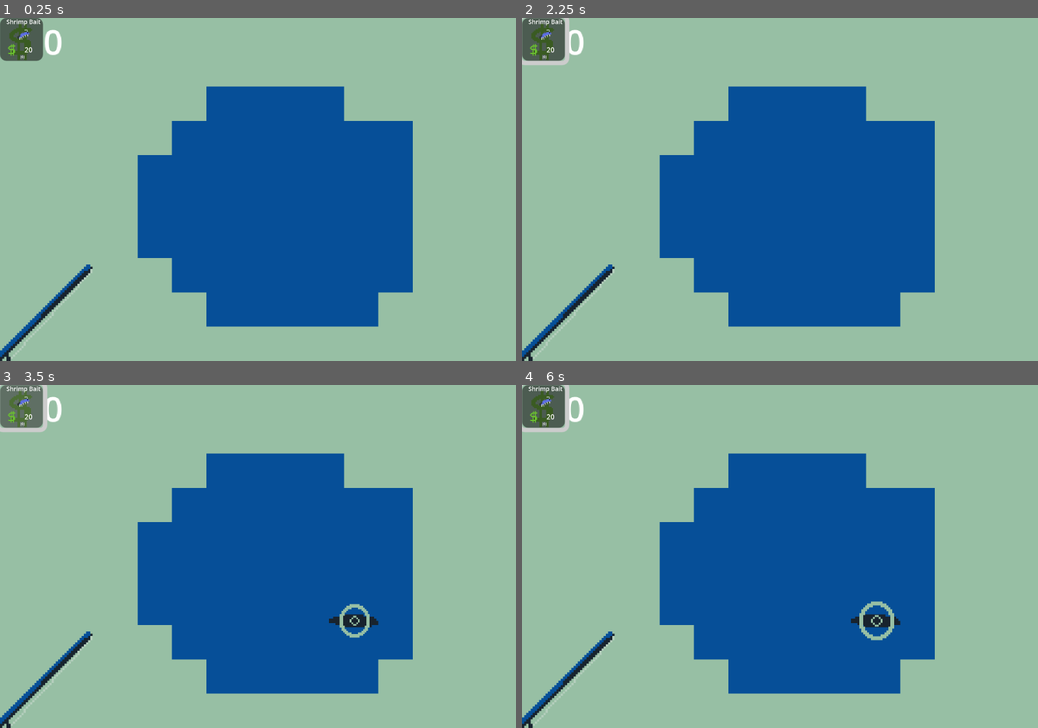
Above: before the commit, frames 1-4 (two rows, left to right).
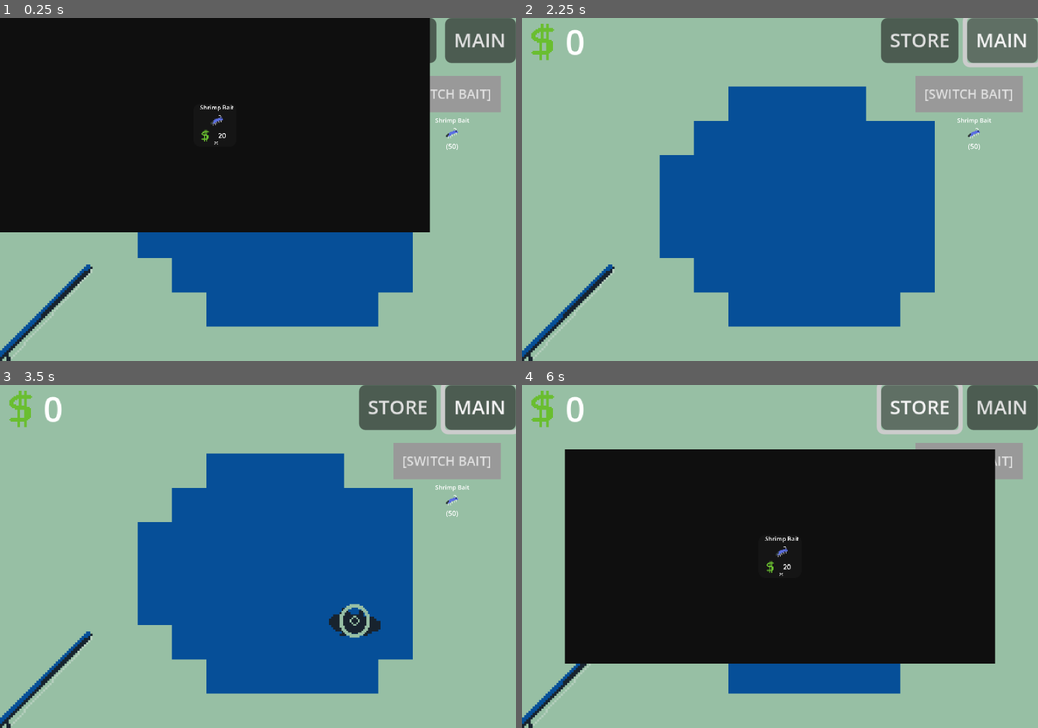
Above: after the commit, the same moments.

Repository: mathew-tran/fish-clicker
Game: Godot game, scene res://Scenes/Main.tscn
Two runs of this game, one before a commit and one after it. Both use one fixed random seed, a clock stepped at 60 frames per second and the inputs below.
Inputs (mouse positions are in pixels of both pictures, inside the frame that each line leads up to):
- Up to frame 1 (0.25 s): no input
- Up to frame 2 (2.25 s): click "(0)" at 0.5 s; click (919, 42) at 1.25 s, where only the run after the commit has a clickable "STORE"; click (1001, 42) at 2 s, where only the run after the commit has a clickable "MAIN"
- Up to frame 3 (3.5 s): click (20, 405) at 2.75 s, where only the run before the commit has a clickable "(0)"
- Up to frame 4 (6 s): click (919, 409) at 3.5 s, where only the run after the commit has a clickable "STORE"; click (1001, 409) at 4.25 s, where only the run after the commit has a clickable "MAIN"; click (542, 405) at 5 s, where only the run before the commit has a clickable "(0)"; click (919, 409) at 5.75 s, where only the run after the commit has a clickable "STORE"

The runs differ from the first frame. In frame 1, 56% of the frame differs, in the area x 0-100%, y 0-63%; in frame 2, 7.5%; in frame 3, 7.7%; in frame 4, 58%, in the area x 0-100%, y 0-82%.

Commit message:
work on UIs and move fish pools to baits

Diff:
--- a/fishclicker/Prefabs/UI/PlayerUI.tscn
+++ b/fishclicker/Prefabs/UI/PlayerUI.tscn
@@ -1,14 +1,49 @@
-[gd_scene load_steps=4 format=3 uid="uid://duugweocsasug"]
+[gd_scene load_steps=8 format=3 uid="uid://duugweocsasug"]
 
+[ext_resource type="Script" uid="uid://b46jts17728lw" path="res://Scripts/UI/PlayerUI.gd" id="1_88yxu"]
 [ext_resource type="PackedScene" uid="uid://cs6oynhlgroby" path="res://Prefabs/UI/MoneyUI.tscn" id="1_ihkin"]
 [ext_resource type="Script" uid="uid://dnb8y02qpiydw" path="res://Scripts/GameManager.gd" id="2_53om5"]
 [ext_resource type="PackedScene" uid="uid://bbbrrgy5kln12" path="res://Prefabs/UI/ShopUI.tscn" id="3_1hdpr"]
+[ext_resource type="Script" uid="uid://cyuhin2emjt7n" path="res://Scripts/UI/StoreButton.gd" id="5_od4qv"]
+[ext_resource type="Script" uid="uid://cpj4vf2ruia5d" path="res://Scripts/UI/MainButton.gd" id="6_od4qv"]
+[ext_resource type="PackedScene" uid="uid://g5omilybre1s" path="res://Prefabs/UI/SwitchBaitButton.tscn" id="7_lcbsa"]
 
-[node name="CanvasLayer" type="CanvasLayer"]
+[node name="CanvasLayer" type="CanvasLayer" groups=["PlayerUI"]]
+script = ExtResource("1_88yxu")
 
 [node name="GameManager" type="Node" parent="." groups=["GameManager"]]
 script = ExtResource("2_53om5")
 
+[node name="SwitchBaitButton" parent="." instance=ExtResource("7_lcbsa")]
+offset_left = 183.0
+offset_top = 27.0
+offset_right = 233.0
+offset_bottom = 44.0
+
 [node name="MoneyUI" parent="." instance=ExtResource("1_ihkin")]
 
 [node name="ShopUI" parent="." instance=ExtResource("3_1hdpr")]
+size = Vector2i(197, 100)
+
+[node name="HBoxContainer" type="HBoxContainer" parent="."]
+anchors_preset = 10
+anchor_right = 1.0
+offset_bottom = 21.0
+grow_horizontal = 2
+mouse_filter = 2
+alignment = 2
+
+[node name="StoreButton" type="Button" parent="HBoxContainer"]
+layout_mode = 2
+theme_override_font_sizes/font_size = 9
+text = "STORE"
+script = ExtResource("5_od4qv")
+
+[node name="MainButton" type="Button" parent="HBoxContainer"]
+layout_mode = 2
+theme_override_font_sizes/font_size = 9
+text = "MAIN"
+script = ExtResource("6_od4qv")
+
+[connection signal="button_up" from="HBoxContainer/StoreButton" to="HBoxContainer/StoreButton" method="_on_button_up"]
+[connection signal="button_up" from="HBoxContainer/MainButton" to="HBoxContainer/MainButton" method="_on_button_up"]
--- /dev/null
+++ b/fishclicker/Prefabs/UI/PurchaseBaitButton.tscn
@@ -0,0 +1,62 @@
+[gd_scene load_steps=4 format=3 uid="uid://c31b1is8yq1ur"]
+
+[ext_resource type="Texture2D" uid="uid://6741aa4kayh" path="res://Art/Sprites/Bait/ShrimpBait.png" id="1_3gwrk"]
+[ext_resource type="Script" uid="uid://dwqrvufhgbs1h" path="res://Scripts/UI/PurchaseBaitButton.gd" id="1_brl42"]
+[ext_resource type="Texture2D" uid="uid://b2xdh1xgrnr8j" path="res://Art/Ui/Money.png" id="2_brl42"]
+
+[node name="Button" type="Button"]
+custom_minimum_size = Vector2(20, 20)
+script = ExtResource("1_brl42")
+
+[node name="VBoxContainer" type="VBoxContainer" parent="."]
+layout_mode = 0
+offset_left = -2.0
+offset_right = 128.0
+offset_bottom = 32.0
+scale = Vector2(0.2, 0.2)
+mouse_filter = 2
+alignment = 1
+
+[node name="Title" type="Label" parent="VBoxContainer"]
+layout_mode = 2
+theme_override_font_sizes/font_size = 14
+text = "Shrimp Bait"
+horizontal_alignment = 1
+
+[node name="Image" type="TextureRect" parent="VBoxContainer"]
+custom_minimum_size = Vector2(32, 32)
+layout_mode = 2
+mouse_filter = 2
+texture = ExtResource("1_3gwrk")
+expand_mode = 2
+stretch_mode = 5
+
+[node name="HBoxContainer" type="HBoxContainer" parent="VBoxContainer"]
+layout_mode = 2
+mouse_filter = 2
+alignment = 1
+
+[node name="Currencyimage" type="TextureRect" parent="VBoxContainer/HBoxContainer"]
+custom_minimum_size = Vector2(50, 0)
+layout_mode = 2
+mouse_filter = 2
+texture = ExtResource("2_brl42")
+stretch_mode = 5
+
+[node name="Amount" type="Label" parent="VBoxContainer/HBoxContainer"]
+custom_minimum_size = Vector2(50, 0)
+layout_mode = 2
+text = "20"
+
+[node name="Owned" type="Label" parent="."]
+custom_minimum_size = Vector2(50, 0)
+layout_mode = 2
+offset_left = 8.0
+offset_top = 17.0
+offset_right = 58.0
+offset_bottom = 40.0
+scale = Vector2(0.1, 0.1)
+text = "(0)"
+horizontal_alignment = 1
+
+[connection signal="button_up" from="." to="." method="_on_button_up"]
--- a/fishclicker/Prefabs/UI/ShopUI.tscn
+++ b/fishclicker/Prefabs/UI/ShopUI.tscn
@@ -1,68 +1,42 @@
 [gd_scene load_steps=3 format=3 uid="uid://bbbrrgy5kln12"]
 
-[ext_resource type="Texture2D" uid="uid://6741aa4kayh" path="res://Art/Sprites/Bait/ShrimpBait.png" id="1_s3n5v"]
-[ext_resource type="Texture2D" uid="uid://b2xdh1xgrnr8j" path="res://Art/Ui/Money.png" id="2_dl2q2"]
+[ext_resource type="PackedScene" uid="uid://c31b1is8yq1ur" path="res://Prefabs/UI/PurchaseBaitButton.tscn" id="1_2qmjl"]
 
-[node name="ShopUI" type="Control"]
-layout_mode = 3
-anchors_preset = 15
-anchor_right = 1.0
-anchor_bottom = 1.0
+[sub_resource type="StyleBoxFlat" id="StyleBoxFlat_2qmjl"]
+bg_color = Color(0.0584206, 0.0584206, 0.0584206, 1)
+
+[node name="ShopUI" type="Popup"]
+size = Vector2i(197, 100)
+visible = true
+
+[node name="Panel" type="Panel" parent="."]
+custom_minimum_size = Vector2(200, 100)
+anchors_preset = 8
+anchor_left = 0.5
+anchor_top = 0.5
+anchor_right = 0.5
+anchor_bottom = 0.5
+offset_left = -100.0
+offset_top = -50.0
+offset_right = 100.0
+offset_bottom = 50.0
+grow_horizontal = 2
+grow_vertical = 2
+theme_override_styles/panel = SubResource("StyleBoxFlat_2qmjl")
+
+[node name="GridContainer" type="GridContainer" parent="Panel"]
+layout_mode = 1
+anchors_preset = 8
+anchor_left = 0.5
+anchor_top = 0.5
+anchor_right = 0.5
+anchor_bottom = 0.5
+offset_left = -10.5
+offset_top = -10.5
+offset_right = 10.5
+offset_bottom = 10.5
 grow_horizontal = 2
 grow_vertical = 2
 
-[node name="GridContainer" type="GridContainer" parent="."]
-layout_mode = 0
-offset_right = 21.0
-offset_bottom = 21.0
-
-[node name="Button" type="Button" parent="GridContainer"]
-custom_minimum_size = Vector2(20, 20)
+[node name="Button" parent="Panel/GridContainer" instance=ExtResource("1_2qmjl")]
 layout_mode = 2
-
-[node name="VBoxContainer" type="VBoxContainer" parent="GridContainer/Button"]
-layout_mode = 0
-offset_left = -2.0
-offset_right = 128.0
-offset_bottom = 32.0
-scale = Vector2(0.2, 0.2)
-alignment = 1
-
-[node name="Label" type="Label" parent="GridContainer/Button/VBoxContainer"]
-layout_mode = 2
-theme_override_font_sizes/font_size = 14
-text = "Shrimp Bait"
-horizontal_alignment = 1
-
-[node name="TextureRect" type="TextureRect" parent="GridContainer/Button/VBoxContainer"]
-custom_minimum_size = Vector2(32, 32)
-layout_mode = 2
-texture = ExtResource("1_s3n5v")
-expand_mode = 2
-stretch_mode = 5
-
-[node name="HBoxContainer" type="HBoxContainer" parent="GridContainer/Button/VBoxContainer"]
-layout_mode = 2
-alignment = 1
-
-[node name="TextureRect" type="TextureRect" parent="GridContainer/Button/VBoxContainer/HBoxContainer"]
-custom_minimum_size = Vector2(50, 0)
-layout_mode = 2
-texture = ExtResource("2_dl2q2")
-stretch_mode = 5
-
-[node name="Label2" type="Label" parent="GridContainer/Button/VBoxContainer/HBoxContainer"]
-custom_minimum_size = Vector2(50, 0)
-layout_mode = 2
-text = "20"
-
-[node name="Label3" type="Label" parent="GridContainer/Button"]
-custom_minimum_size = Vector2(50, 0)
-layout_mode = 2
-offset_left = 8.0
-offset_top = 17.0
-offset_right = 58.0
-offset_bottom = 40.0
-scale = Vector2(0.1, 0.1)
-text = "(0)"
-horizontal_alignment = 1
--- /dev/null
+++ b/fishclicker/Prefabs/UI/SwitchBaitButton.tscn
@@ -0,0 +1,59 @@
+[gd_scene load_steps=8 format=3 uid="uid://g5omilybre1s"]
+
+[ext_resource type="Texture2D" uid="uid://6741aa4kayh" path="res://Art/Sprites/Bait/ShrimpBait.png" id="1_awlhs"]
+
+[sub_resource type="StyleBoxFlat" id="StyleBoxFlat_awlhs"]
+
+[sub_resource type="StyleBoxFlat" id="StyleBoxFlat_y8ast"]
+
+[sub_resource type="StyleBoxFlat" id="StyleBoxFlat_1skfn"]
+
+[sub_resource type="StyleBoxFlat" id="StyleBoxFlat_jaa45"]
+
+[sub_resource type="StyleBoxFlat" id="StyleBoxFlat_taeif"]
+
+[sub_resource type="StyleBoxFlat" id="StyleBoxFlat_uwtg6"]
+
+[node name="SwitchBaitButton" type="Button"]
+offset_left = 184.0
+offset_top = 26.0
+offset_right = 234.0
+offset_bottom = 43.0
+theme_override_font_sizes/font_size = 6
+theme_override_styles/hover_pressed_mirrored = SubResource("StyleBoxFlat_awlhs")
+theme_override_styles/hover_pressed = SubResource("StyleBoxFlat_y8ast")
+theme_override_styles/hover_mirrored = SubResource("StyleBoxFlat_1skfn")
+theme_override_styles/hover = SubResource("StyleBoxFlat_jaa45")
+theme_override_styles/normal_mirrored = SubResource("StyleBoxFlat_taeif")
+theme_override_styles/normal = SubResource("StyleBoxFlat_uwtg6")
+text = "[SWITCH BAIT]"
+
+[node name="VBoxContainer2" type="VBoxContainer" parent="."]
+layout_mode = 2
+offset_left = 17.0
+offset_top = 19.0
+offset_right = 121.0
+offset_bottom = 111.0
+scale = Vector2(0.2, 0.2)
+mouse_filter = 2
+alignment = 1
+
+[node name="Title" type="Label" parent="VBoxContainer2"]
+layout_mode = 2
+theme_override_font_sizes/font_size = 14
+text = "Shrimp Bait"
+horizontal_alignment = 1
+
+[node name="Image" type="TextureRect" parent="VBoxContainer2"]
+custom_minimum_size = Vector2(32, 32)
+layout_mode = 2
+mouse_filter = 2
+texture = ExtResource("1_awlhs")
+expand_mode = 2
+stretch_mode = 5
+
+[node name="Label" type="Label" parent="VBoxContainer2"]
+layout_mode = 2
+text = "(50)
+"
+horizontal_alignment = 1
--- /dev/null
+++ b/fishclicker/Resources/BaitData.gd
@@ -0,0 +1,18 @@
+extends Resource
+
+class_name BaitData
+
+@export var CommonPool : Array[FishData]
+@export var RarePool : Array[FishData]
+@export var LegendaryPool : Array[FishData]
+
+func GetRandomFish() -> FishData:
+	var result = randi() % 100
+	if result <= 70:
+		CommonPool.shuffle()
+		return CommonPool[0]
+	if result <= 95:
+		RarePool.shuffle()
+		return RarePool[0]
+	LegendaryPool.shuffle()
+	return LegendaryPool[0]
--- /dev/null
+++ b/fishclicker/Resources/Levels/Baits/BAIT_NONE.tres
@@ -0,0 +1,14 @@
+[gd_resource type="Resource" script_class="BaitData" load_steps=6 format=3 uid="uid://bb16lfrygisqc"]
+
+[ext_resource type="Script" uid="uid://clf4q2sgy5gad" path="res://Resources/FishData.gd" id="1_a8y0i"]
+[ext_resource type="Script" uid="uid://bgc7uj0bli212" path="res://Resources/BaitData.gd" id="2_ewn0j"]
+[ext_resource type="Resource" uid="uid://byl4nrhgkmfeb" path="res://Resources/Levels/Fish/P001_GoldFish.tres" id="2_s6pys"]
+[ext_resource type="Resource" uid="uid://bgub87y8wwqch" path="res://Resources/Levels/Fish/P003_JellyFish.tres" id="3_njkb6"]
+[ext_resource type="Resource" uid="uid://dgi7idvdqjjto" path="res://Resources/Levels/Fish/P002_BlueTang.tres" id="4_n7cjx"]
+
+[resource]
+script = ExtResource("2_ewn0j")
+CommonPool = Array[ExtResource("1_a8y0i")]([ExtResource("2_s6pys")])
+RarePool = Array[ExtResource("1_a8y0i")]([ExtResource("4_n7cjx")])
+LegendaryPool = Array[ExtResource("1_a8y0i")]([ExtResource("3_njkb6")])
+metadata/_custom_type_script = "uid://bgc7uj0bli212"
--- a/fishclicker/Scenes/Main.tscn
+++ b/fishclicker/Scenes/Main.tscn
@@ -1,13 +1,9 @@
-[gd_scene load_steps=12 format=3 uid="uid://bl5yukd27xnaw"]
+[gd_scene load_steps=8 format=3 uid="uid://bl5yukd27xnaw"]
 
 [ext_resource type="Texture2D" uid="uid://cmac1n1xjmu75" path="res://Art/Sprites/Environment.png" id="1_ucgu0"]
 [ext_resource type="PackedScene" uid="uid://dh11xq6bpg5aq" path="res://Prefabs/FishingRod.tscn" id="2_5uww4"]
 [ext_resource type="PackedScene" uid="uid://qdxgrfsmk8dm" path="res://Prefabs/SpawnMarker.tscn" id="3_4ctxt"]
 [ext_resource type="PackedScene" uid="uid://danivpwggton7" path="res://Prefabs/FishSpawner.tscn" id="5_q0kc4"]
-[ext_resource type="Script" uid="uid://clf4q2sgy5gad" path="res://Resources/FishData.gd" id="5_r6dp6"]
-[ext_resource type="Resource" uid="uid://byl4nrhgkmfeb" path="res://Resources/Levels/Pond/P001_GoldFish.tres" id="6_1muhm"]
-[ext_resource type="Resource" uid="uid://dgi7idvdqjjto" path="res://Resources/Levels/Pond/P002_BlueTang.tres" id="7_e7tr6"]
-[ext_resource type="Resource" uid="uid://bgub87y8wwqch" path="res://Resources/Levels/Pond/P003_JellyFish.tres" id="8_bg2hj"]
 [ext_resource type="PackedScene" uid="uid://duugweocsasug" path="res://Prefabs/UI/PlayerUI.tscn" id="9_ra0ju"]
 
 [sub_resource type="TileSetAtlasSource" id="TileSetAtlasSource_eykgf"]
@@ -88,8 +84,5 @@
 position = Vector2(115, 119)
 
 [node name="FishSpawner" parent="." instance=ExtResource("5_q0kc4")]
-CommonPool = Array[ExtResource("5_r6dp6")]([ExtResource("6_1muhm")])
-RarePool = Array[ExtResource("5_r6dp6")]([ExtResource("7_e7tr6")])
-LegendaryPool = Array[ExtResource("5_r6dp6")]([ExtResource("8_bg2hj")])
 
 [node name="CanvasLayer" parent="." instance=ExtResource("9_ra0ju")]
--- a/fishclicker/Scripts/Autoload/Finder.gd
+++ b/fishclicker/Scripts/Autoload/Finder.gd
@@ -2,3 +2,6 @@
 
 func GetGameManager():
 	return get_tree().get_nodes_in_group("GameManager")[0]
+
+func GetPlayerUI():
+	return get_tree().get_nodes_in_group("PlayerUI")[0]
--- a/fishclicker/Scripts/FishSpawner.gd
+++ b/fishclicker/Scripts/FishSpawner.gd
@@ -2,11 +2,12 @@
 
 class_name FishSpawner
 
-@export var CommonPool : Array[FishData]
-@export var RarePool : Array[FishData]
-@export var LegendaryPool : Array[FishData]
+@export var CurrentBait : BaitData
+
 func _ready():
 	DetermineTime()
+	if CurrentBait == null:
+		CurrentBait = load("res://Resources/Levels/Baits/BAIT_NONE.tres")
 
 func DetermineTime():
 	$Timer.wait_time = randf_range(2, 4)
@@ -21,22 +22,13 @@
 	Spawns.shuffle()
 	var newSpawn = Spawns[0].global_position
 	var fishInstance = load("res://Prefabs/Fish.tscn").instantiate() as Fish
-	fishInstance.Setup(GetRandomFish())
 	fishInstance.global_position = newSpawn
+	fishInstance.Setup(CurrentBait.GetRandomFish())
 	add_child(fishInstance)
 	fishInstance.Dead.connect(OnFishDead)
 	fishInstance.Caught.connect(OnFishCaught)
 
-func GetRandomFish() -> FishData:
-	var result = randi() % 100
-	if result <= 70:
-		CommonPool.shuffle()
-		return CommonPool[0]
-	if result <= 95:
-		RarePool.shuffle()
-		return RarePool[0]
-	LegendaryPool.shuffle()
-	return LegendaryPool[0]
+
 
 func OnFishDead():
 	DetermineTime()
--- /dev/null
+++ b/fishclicker/Scripts/UI/MainButton.gd
@@ -0,0 +1,6 @@
+extends Button
+
+
+
+func _on_button_up() -> void:
+	Finder.GetPlayerUI().UpdateUI(PlayerUI.STATE.DEFAULT)
--- /dev/null
+++ b/fishclicker/Scripts/UI/PlayerUI.gd
@@ -0,0 +1,28 @@
+extends CanvasLayer
+
+class_name PlayerUI
+
+enum STATE {
+	DEFAULT,
+	SHOP
+}
+var MainUIs = [
+]
+
+func _ready() -> void:
+	MainUIs = [
+		$ShopUI
+	]
+
+
+func UpdateUI(state : STATE):
+	CloseUI()
+	match state:
+		STATE.DEFAULT:
+			pass
+		STATE.SHOP:
+			$ShopUI.popup_centered()
+
+func CloseUI():
+	for ui in MainUIs:
+		ui.visible = false
--- /dev/null
+++ b/fishclicker/Scripts/UI/PurchaseBaitButton.gd
@@ -0,0 +1,5 @@
+extends Button
+
+
+func _on_button_up() -> void:
+	print("TEST")
--- /dev/null
+++ b/fishclicker/Scripts/UI/StoreButton.gd
@@ -0,0 +1,6 @@
+extends Button
+
+
+
+func _on_button_up() -> void:
+	Finder.GetPlayerUI().UpdateUI(PlayerUI.STATE.SHOP)
Not shown, added: fishclicker/Resources/BaitData.gd.uid
Renamed: fishclicker/Resources/Levels/Pond/P001_GoldFish.tres -> fishclicker/Resources/Levels/Fish/P001_GoldFish.tres
Renamed: fishclicker/Resources/Levels/Pond/P002_BlueTang.tres -> fishclicker/Resources/Levels/Fish/P002_BlueTang.tres
Renamed: fishclicker/Resources/Levels/Pond/P003_JellyFish.tres -> fishclicker/Resources/Levels/Fish/P003_JellyFish.tres
Not shown, added: fishclicker/Scripts/UI/MainButton.gd.uid
Not shown, added: fishclicker/Scripts/UI/PlayerUI.gd.uid
Not shown, added: fishclicker/Scripts/UI/PurchaseBaitButton.gd.uid
Not shown, added: fishclicker/Scripts/UI/StoreButton.gd.uid
